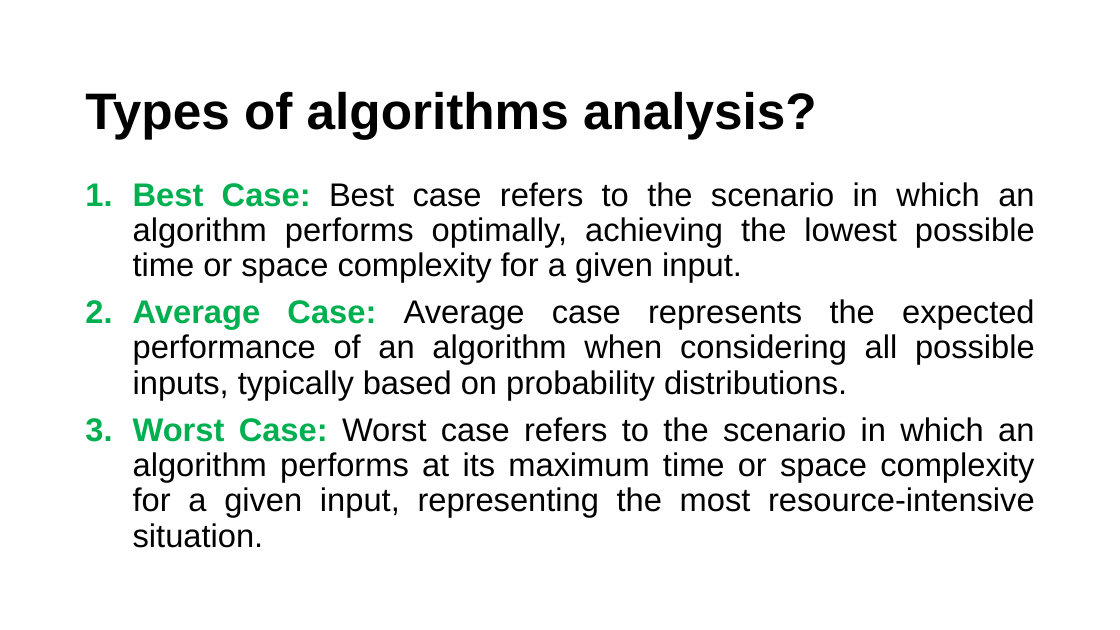
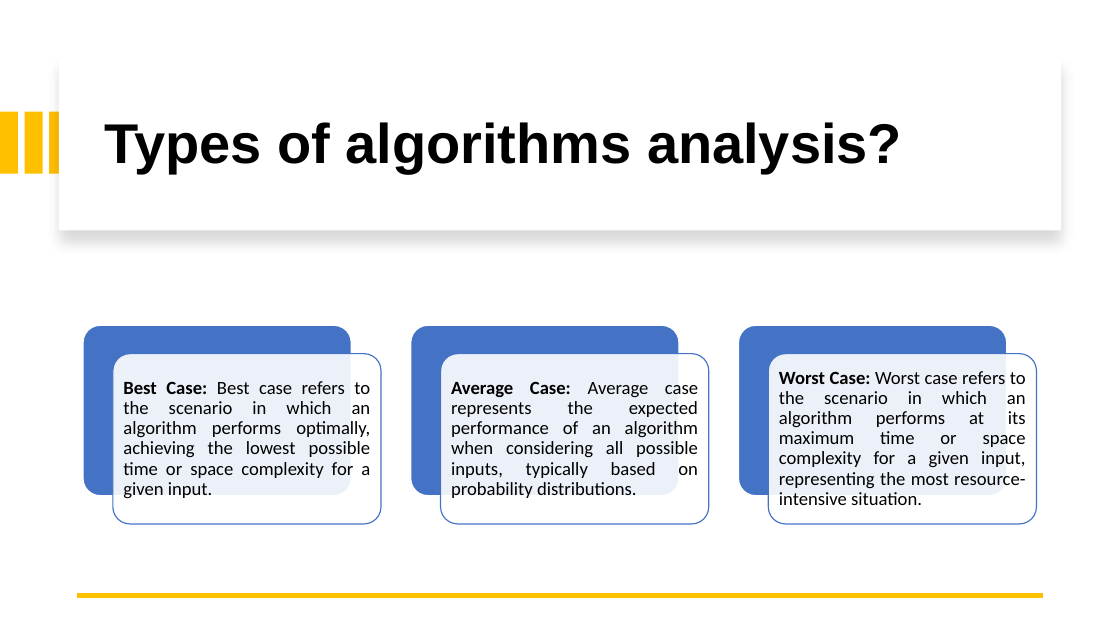
Before and after one commit to alaminbhuyan/DSA-In-Python, a slide deck: slide 12 of Design & Analysis Of Algorithm PDF/DAA.pptx. Drawn at 1120x630 pixels with LibreOffice and Linux fonts; fonts in the diff are those of the drawing. Boxes give left, top, right and bottom in pixels: in the first picture for what was removed or moved away, otherwise in the second. Text is boxed around its words. In the diff, an @@ line names an element or a change of style, - is before the commit and + after.

```diff
--- a/Design & Analysis Of Algorithm PDF/DAA.pptx
+++ b/Design & Analysis Of Algorithm PDF/DAA.pptx
@@ rectangle added at box(59, 56, 1061, 230), fill #FFFFFF @@
@@ title "Types of algorithms analysis?": place and size @@
-title "Types of algorithms analysis?" at box(85, 91, 817, 139)
+title "Types of algorithms analysis?" at box(104, 122, 902, 173)
@@ title "Types of algorithms analysis?" at box(104, 122, 902, 173): size 44 to 48 pt @@
@@ rectangle added at box(0, 112, 18, 174), fill #FFC000 @@
@@ rectangle added at box(24, 112, 42, 174), fill #FFC000 @@
@@ rectangle added at box(50, 112, 67, 174), fill #FFC000 @@
@@ text removed at box(133, 182, 1035, 548) @@
-1. Best Case: Best case refers to the scenario in which an algorithm performs optimally, achieving the lowest possible time or space complexity for a given input.
-2. Average Case: Average case represents the expected performance of an algorithm when considering all possible inputs, typically based on probability distributions.
-3. Worst Case: Worst case refers to the scenario in which an algorithm performs at its maximum time or space complexity for a given input, representing the most resource-intensive situation.
@@ group added at box(83, 325, 1037, 524): 6 rounded rectangles, 3 texts @@
+Best Case: Best case refers to the scenario in which an algorithm performs optimally, achieving the lowest possible time or space complexity for a given input.
+Average Case: Average case represents the expected performance of an algorithm when considering all possible inputs, typically based on probability distributions.
+Worst Case: Worst case refers to the scenario in which an algorithm performs at its maximum time or space complexity for a given input, representing the most resource-intensive situation.
@@ line added from (1044, 596) to (77, 596), #FFC000 4.5 pt @@
```
Also in this commit, not shown: 29 other slides changed.
